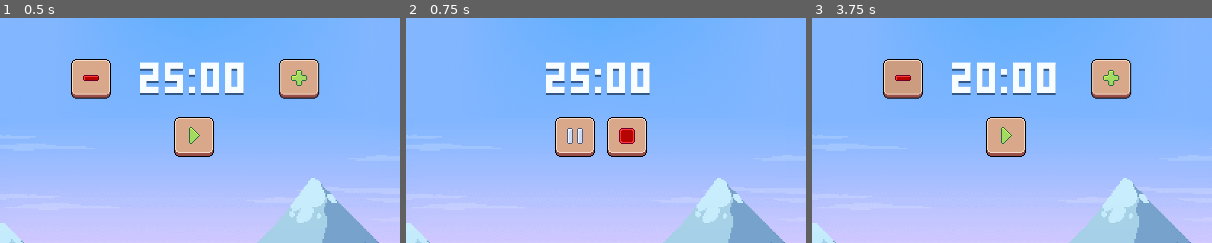
Above: before the commit, frames 1-3 (left to right).
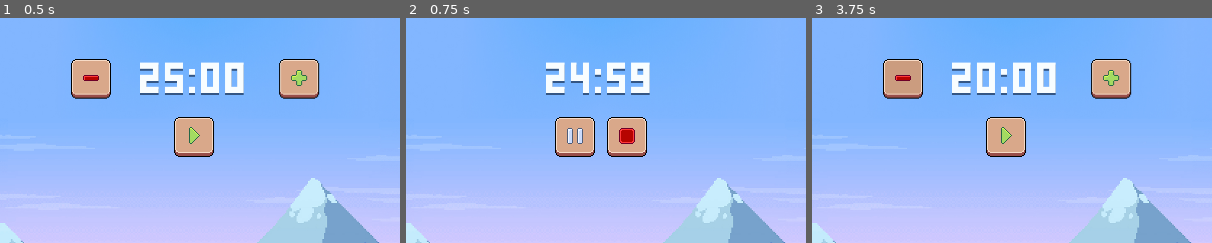
Above: after the commit, the same moments.

Repository: justkuzan/pomodoro-timer
Game: Godot game, scene res://Scenes/All Timers/all_timers_general_scene.tscn
Same seed, same stepped clock (60 frames per second), same inputs: the game is played once before the commit and once after it.
Inputs (mouse positions are % of the whole screen's width and height, from its top left):
- Up to frame 1 (0.5 s): no input
- Up to frame 2 (0.75 s): click (50, 26) at 0.5 s
- Up to frame 3 (3.75 s): click (53, 26) at 1.25 s; click (50, 26) at 2 s; click (53, 26) at 2.75 s; click (37, 14) at 3.5 s
The pictures show only the part of the screen within x 26-76%, y 0-50%; the shares and areas given below are measured in that part.

Frame 1 is identical in both runs. In frame 2, 0.5% of the frame differs, in the area x 41-60%, y 19-35%; in frame 3, nothing differs.

Commit message:
Fix timer start delay and refactor timeout logic
Extracted timeout trigger into a separate service function.

Fixed a bug where the timer had a delay after pressing Play.

Diff:
--- a/Scenes/Work Timer/work_timer.gd
+++ b/Scenes/Work Timer/work_timer.gd
@@ -10,7 +10,6 @@
 
 func _ready() -> void:
 	set_time()
-	pass
 
 
 func set_time(set_minutes: int = 25, set_seconds: int = 0) -> void:
@@ -25,6 +24,7 @@
 
 func timer_started() -> void:
 	timer.start()
+	trigger_timeout()
 
 
 func timer_stopped() -> void:
@@ -36,8 +36,11 @@
 
 
 func _on_work_timer_timeout() -> void:
+	trigger_timeout()
+
+
+func trigger_timeout() -> void:
 	print("1 second has passed")
-	time_counter.text = "%02d:%02d" % [minutes, seconds]
 
 	if minutes <= 0 and seconds <= 0:
 		emit_signal("timer_finished")
@@ -50,3 +53,5 @@
 	elif seconds == 0 and minutes > 0:
 		minutes -= 1
 		seconds = 59
+
+	time_counter.text = "%02d:%02d" % [minutes, seconds]
--- a/UI/timer_controls.tscn
+++ b/UI/timer_controls.tscn
@@ -1,21 +1,21 @@
 [gd_scene load_steps=17 format=3 uid="uid://dggwqim5r4htw"]
 
 [ext_resource type="Script" uid="uid://dg7rh3d4xlwks" path="res://UI/timer_controls.gd" id="1_5s0ss"]
-[ext_resource type="Texture2D" uid="uid://cl7uxq548wph1" path="res://UI/HUD/button-reduce/reduce-default.png" id="2_axwln"]
-[ext_resource type="Texture2D" uid="uid://d28nh0svhm20s" path="res://UI/HUD/button-reduce/reduce-pressed.png" id="3_r144j"]
-[ext_resource type="Texture2D" uid="uid://catdm2018fo4q" path="res://UI/HUD/button-pause/pause-default.png" id="4_av14r"]
-[ext_resource type="Texture2D" uid="uid://cirfj64g8qs6n" path="res://UI/HUD/button-reduce/reduce-hovered.png" id="4_b1r6t"]
-[ext_resource type="Texture2D" uid="uid://0wo7sc8yquc7" path="res://UI/HUD/button-play/play-default.png" id="5_8a722"]
-[ext_resource type="Texture2D" uid="uid://bxsxuay2fkwty" path="res://UI/HUD/button-add/add-default.png" id="5_da5n5"]
-[ext_resource type="Texture2D" uid="uid://cfgh5x27r4wnx" path="res://UI/HUD/button-pause/pause-pressed.png" id="5_vq7i4"]
-[ext_resource type="Texture2D" uid="uid://depro5ge4o6bj" path="res://UI/HUD/button-play/play-pressed.png" id="6_fv4x6"]
-[ext_resource type="Texture2D" uid="uid://85m78wq22p0r" path="res://UI/HUD/button-add/add-pressed.png" id="6_tkte1"]
-[ext_resource type="Texture2D" uid="uid://cbiqtorxxpwl5" path="res://UI/HUD/button-pause/pause-hovered.png" id="6_y8ejd"]
-[ext_resource type="Texture2D" uid="uid://bxq56k7hhg8fa" path="res://UI/HUD/button-play/play-hovered.png" id="7_o361q"]
-[ext_resource type="Texture2D" uid="uid://wwgt2jwgupu3" path="res://UI/HUD/button-add/add-hovered.png" id="7_pm2wv"]
-[ext_resource type="Texture2D" uid="uid://csk3kerxtmr6y" path="res://UI/HUD/button-stop/stop-default.png" id="8_o361q"]
-[ext_resource type="Texture2D" uid="uid://cf7xi6xrk315g" path="res://UI/HUD/button-stop/stop-pressed.png" id="9_ihn6g"]
-[ext_resource type="Texture2D" uid="uid://dt3vbjhqwvq3a" path="res://UI/HUD/button-stop/stop-hovered.png" id="10_av14r"]
+[ext_resource type="Texture2D" uid="uid://cl7uxq548wph1" path="res://UI/HUD/Buttons/button-reduce/reduce-default.png" id="2_axwln"]
+[ext_resource type="Texture2D" uid="uid://d28nh0svhm20s" path="res://UI/HUD/Buttons/button-reduce/reduce-pressed.png" id="3_r144j"]
+[ext_resource type="Texture2D" uid="uid://catdm2018fo4q" path="res://UI/HUD/Buttons/button-pause/pause-default.png" id="4_av14r"]
+[ext_resource type="Texture2D" uid="uid://cirfj64g8qs6n" path="res://UI/HUD/Buttons/button-reduce/reduce-hovered.png" id="4_b1r6t"]
+[ext_resource type="Texture2D" uid="uid://0wo7sc8yquc7" path="res://UI/HUD/Buttons/button-play/play-default.png" id="5_8a722"]
+[ext_resource type="Texture2D" uid="uid://bxsxuay2fkwty" path="res://UI/HUD/Buttons/button-add/add-default.png" id="5_da5n5"]
+[ext_resource type="Texture2D" uid="uid://cfgh5x27r4wnx" path="res://UI/HUD/Buttons/button-pause/pause-pressed.png" id="5_vq7i4"]
+[ext_resource type="Texture2D" uid="uid://depro5ge4o6bj" path="res://UI/HUD/Buttons/button-play/play-pressed.png" id="6_fv4x6"]
+[ext_resource type="Texture2D" uid="uid://85m78wq22p0r" path="res://UI/HUD/Buttons/button-add/add-pressed.png" id="6_tkte1"]
+[ext_resource type="Texture2D" uid="uid://cbiqtorxxpwl5" path="res://UI/HUD/Buttons/button-pause/pause-hovered.png" id="6_y8ejd"]
+[ext_resource type="Texture2D" uid="uid://bxq56k7hhg8fa" path="res://UI/HUD/Buttons/button-play/play-hovered.png" id="7_o361q"]
+[ext_resource type="Texture2D" uid="uid://wwgt2jwgupu3" path="res://UI/HUD/Buttons/button-add/add-hovered.png" id="7_pm2wv"]
+[ext_resource type="Texture2D" uid="uid://csk3kerxtmr6y" path="res://UI/HUD/Buttons/button-stop/stop-default.png" id="8_o361q"]
+[ext_resource type="Texture2D" uid="uid://cf7xi6xrk315g" path="res://UI/HUD/Buttons/button-stop/stop-pressed.png" id="9_ihn6g"]
+[ext_resource type="Texture2D" uid="uid://dt3vbjhqwvq3a" path="res://UI/HUD/Buttons/button-stop/stop-hovered.png" id="10_av14r"]
 
 [node name="timer_controls" type="Control"]
 layout_mode = 3
--- a/Utilities/SoundManager/sound_manager.tscn
+++ b/Utilities/SoundManager/sound_manager.tscn
@@ -4,4 +4,5 @@
 
 [node name="SoundManager" type="AudioStreamPlayer"]
 max_polyphony = 4
+bus = &"UI"
 script = ExtResource("1_j3to0")
--- a/config.gd
+++ b/config.gd
@@ -5,11 +5,14 @@
 func load_config() -> void:
 	load(PATH)
 
+
 func get_minutes() -> int:
 	return get_value("timer", "minutes", 25)
 
+
 func get_seconds() -> int:
 	return get_value("timer", "seconds", 0)
+
 
 func save_time(minutes: int, seconds: int) -> void:
 	set_value("timer", "minutes", minutes)
--- /dev/null
+++ b/default_bus_layout.tres
@@ -0,0 +1,9 @@
+[gd_resource type="AudioBusLayout" format=3 uid="uid://cefaqm2vorihg"]
+
+[resource]
+bus/1/name = &"UI"
+bus/1/solo = false
+bus/1/mute = false
+bus/1/bypass_fx = false
+bus/1/volume_db = -9.637614
+bus/1/send = &"Master"
